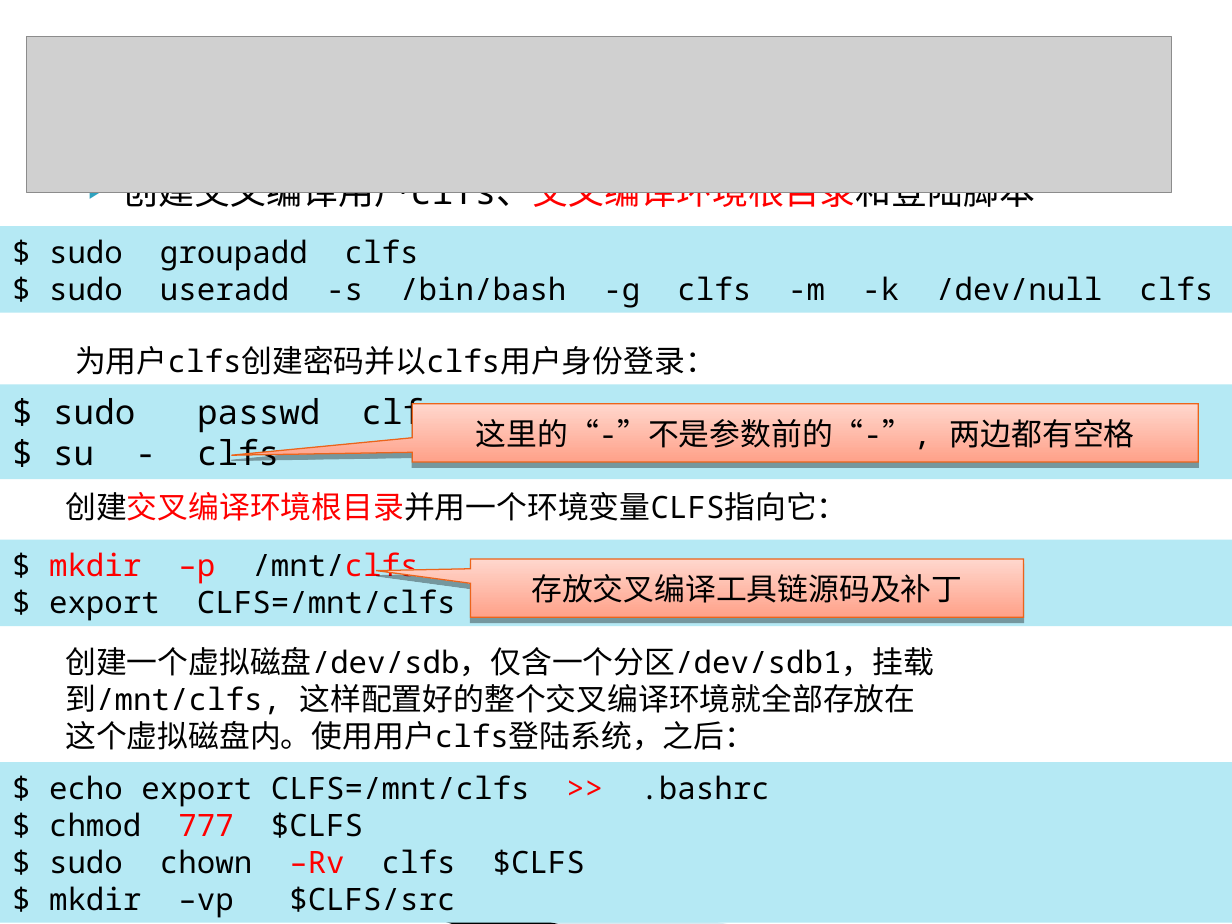
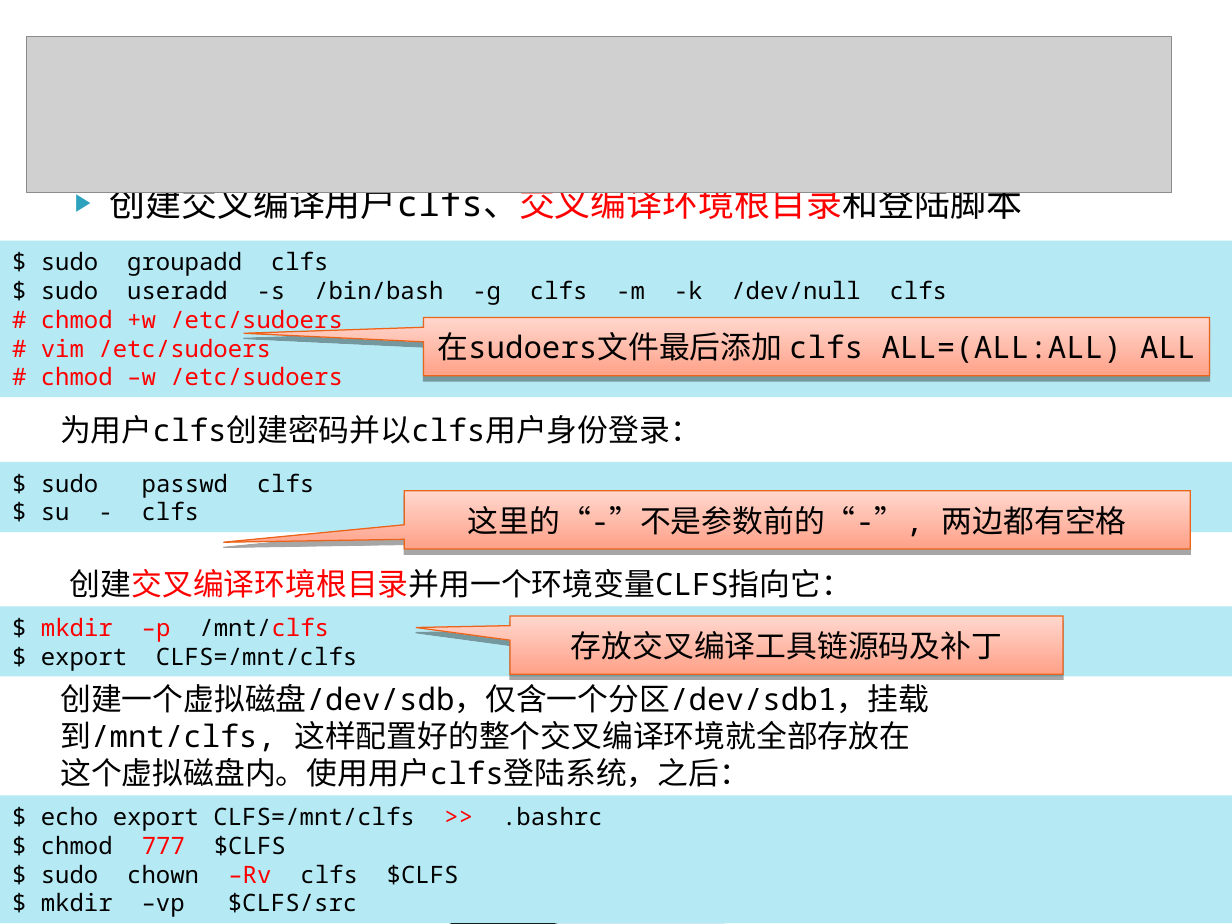
Before and after one commit to L3w1s-L1u/_outline, a slide deck: slide 19 of Embedded_2015/第三章_Linux交叉编译环境.ppt. Drawn at 1232x924 pixels with LibreOffice and Linux fonts; fonts in the diff are those of the drawing; grey boxes stand for pictures; background and template pictures are left out. Boxes give left, top, right and bottom in pixels: in the first picture for what was removed or moved away, otherwise in the second. Text is boxed around its words. In the diff, an @@ line names an element or a change of style, - is before the commit and + after.

Commit message:
Modified Embedded PPT: Cross compiling. Added lines to show how to modify soduers file.

```diff
--- a/Embedded_2015/第三章_Linux交叉编译环境.ppt
+++ b/Embedded_2015/第三章_Linux交叉编译环境.ppt
@@ text "创建交叉编译用户clfs、交叉编译环境根目录和登陆脚本" rewrapped from (123,192,1036,213) to (109,180,1022,219) @@
@@ rectangle "$ sudo groupadd clfs": place and size @@
-rectangle "$ sudo groupadd clfs" at (0,227,1232,313)
+rectangle "$ sudo groupadd clfs" at (0,240,1232,397)
@@ text in rectangle at (41,251,860,305): size 18 to 14 pt in "$ sudo groupadd clfs", "$ sudo useradd -s /bin/bash -g clfs ..." @@
@@ text in rectangle at (41,309,343,386): paragraphs added @@
+# chmod +w /etc/sudoers
+# vim /etc/sudoers
+# chmod –w /etc/sudoers
@@ speech box added at (424,318,1210,376), fill gradient #FFA189 to #FFD7CD, outline #EB641B 0.74 pt, 18 pt, text #000000 @@
+在sudoers文件最后添加 clfs ALL=(ALL:ALL) ALL
@@ text "为用户clfs创建密码并以clfs用户身份登录：": place and size @@
-text "为用户clfs创建密码并以clfs用户身份登录：" at (75,346,716,375)
+text "为用户clfs创建密码并以clfs用户身份登录：" at (60,415,701,444)
@@ rectangle "$ sudo passwd clfs": place and size @@
-rectangle "$ sudo passwd clfs" at (0,384,1232,479)
+rectangle "$ sudo passwd clfs" at (0,462,1232,532)
@@ rectangle "$ sudo passwd clfs" at (0,462,1232,532): size 20 to 14 pt @@
@@ speech box "这里的“-”不是参数前的“-”, 两边都有空格": place and size @@
-speech box "这里的“-”不是参数前的“-”, 两边都有空格" at (413,404,1199,462)
+speech box "这里的“-”不是参数前的“-”, 两边都有空格" at (404,490,1190,548)
@@ text "创建交叉编译环境根目录并用一个环境变量CLFS指向它：": place and size @@
-text "创建交叉编译环境根目录并用一个环境变量CLFS指向它：" at (65,492,847,521)
+text "创建交叉编译环境根目录并用一个环境变量CLFS指向它：" at (70,569,852,598)
@@ rectangle "$ mkdir –p /mnt/clfs" at (0,606,1232,676): size 18 to 14 pt @@
@@ rectangle "$ mkdir –p /mnt/clfs": place and size @@
-rectangle "$ mkdir –p /mnt/clfs" at (0,540,1232,626)
+rectangle "$ mkdir –p /mnt/clfs" at (0,606,1232,676)
@@ speech box "存放交叉编译工具链源码及补丁": place and size @@
-speech box "存放交叉编译工具链源码及补丁" at (471,559,1024,617)
+speech box "存放交叉编译工具链源码及补丁" at (510,616,1063,674)
@@ text "创建一个虚拟磁盘/dev/sdb，仅含一个分区/dev/sdb1，挂载到/mnt/clfs, 这样配置好的整个交叉编译环 ..." rewrapped from (65,647,934,750) to (60,679,929,787) @@
@@ rectangle "$ echo export CLFS=/mnt/clfs >> ...": place and size @@
-rectangle "$ echo export CLFS=/mnt/clfs >> ..." at (0,763,1232,923)
+rectangle "$ echo export CLFS=/mnt/clfs >> ..." at (0,796,1232,924)
@@ rectangle "$ echo export CLFS=/mnt/clfs >> ..." at (0,796,1232,924): size 18 to 14 pt @@
```
